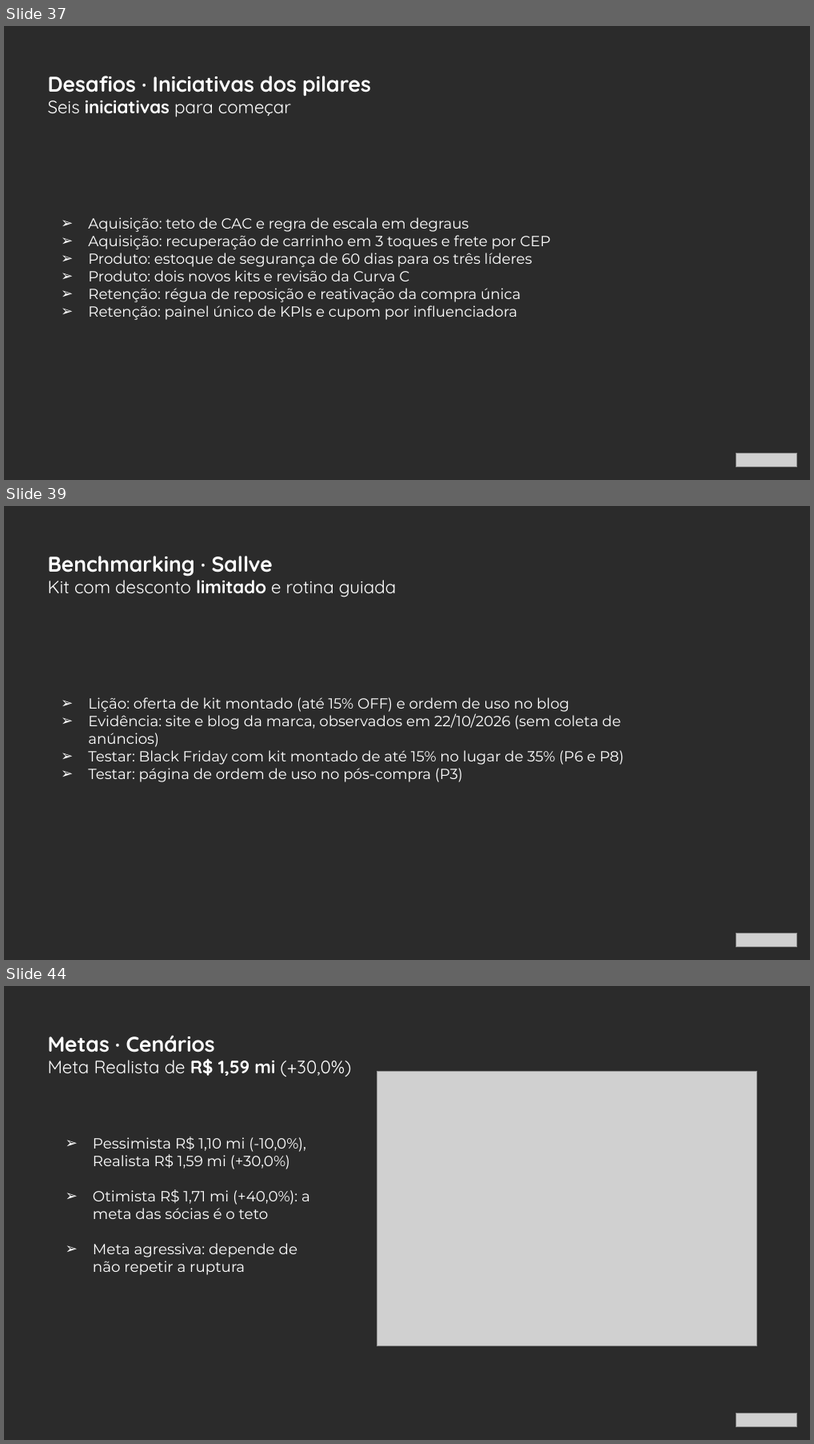
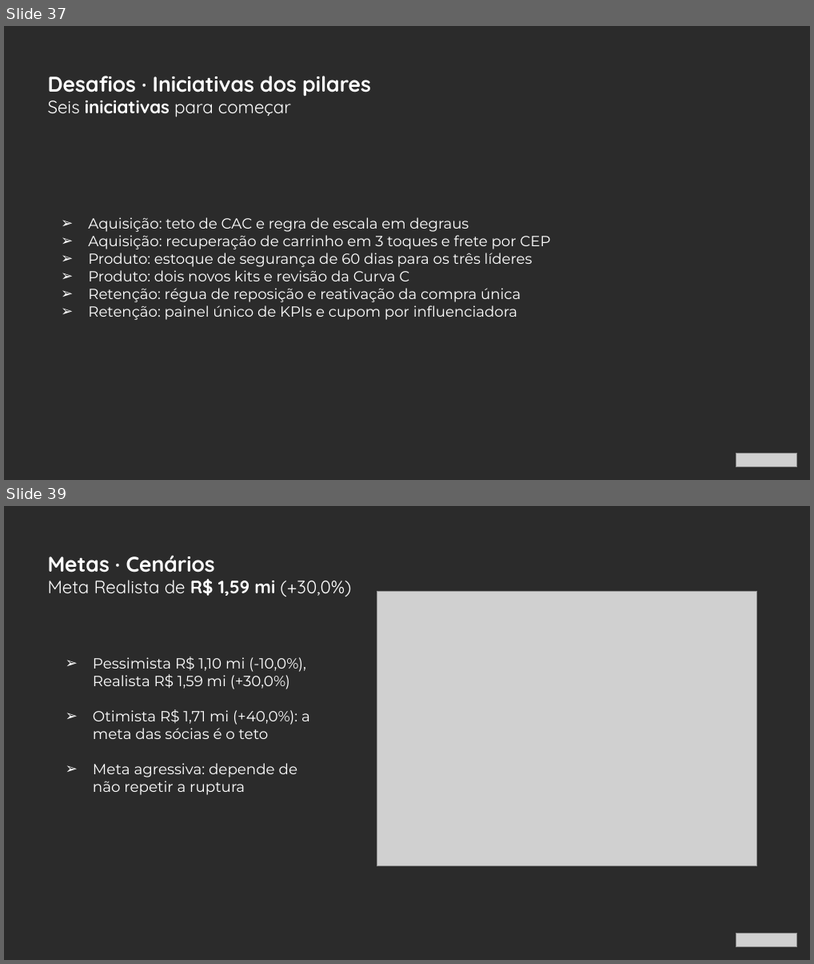
Before and after one commit to MatheusBoomer/growth-cycle-boomer, a slide deck: clientes/_fixtures/verdeluz/base/app/propostas/af3eb9ea-451d-d6f5-3f3d-44d3a8131ce2.pptx. Shown one above the other, each under a label of ours: slides 37, 39 and 44 before the commit, slides 37 and 39 after it; the slides between them are not shown. The pictures are 814x1444 and 814x964 pixels, drawn with LibreOffice and Linux fonts; fonts in the diff are those of the drawing; grey boxes stand for pictures; background and template pictures are left out; a plain dark background stands for a picture behind light text. Boxes give left, top, right and bottom in pixels: in the first picture for what was removed or moved away, otherwise in the second. Text is boxed around its words. In the diff, an @@ line names an element or a change of style, - is before the commit and + after.

```diff
--- a/clientes/_fixtures/verdeluz/base/app/propostas/af3eb9ea-451d-d6f5-3f3d-44d3a8131ce2.pptx
+++ b/clientes/_fixtures/verdeluz/base/app/propostas/af3eb9ea-451d-d6f5-3f3d-44d3a8131ce2.pptx
@@ slide 39 removed at [4, 506, 810, 960], background picture (left out) @@
@@ text removed at [48, 556, 273, 576] @@
-Benchmarking · Sallve
@@ text removed at [48, 575, 397, 597] @@
-Kit com desconto limitado e rotina guiada
@@ text removed at [88, 697, 625, 782] @@
-➢ Lição: oferta de kit montado (até 15% OFF) e ordem de uso no blog
-➢ Evidência: site e blog da marca, observados em 22/10/2026 (sem coleta de anúncios)
-➢ Testar: Black Friday com kit montado de até 15% no lugar de 35% (P6 e P8)
-➢ Testar: página de ordem de uso no pós-compra (P3)
@@ picture removed at [736, 932, 798, 946] @@
@@ what was slide 44 is now slide 39 @@
```
Also in this commit, not shown: 4 slides changed, 4 other slides removed, 9 other files.
